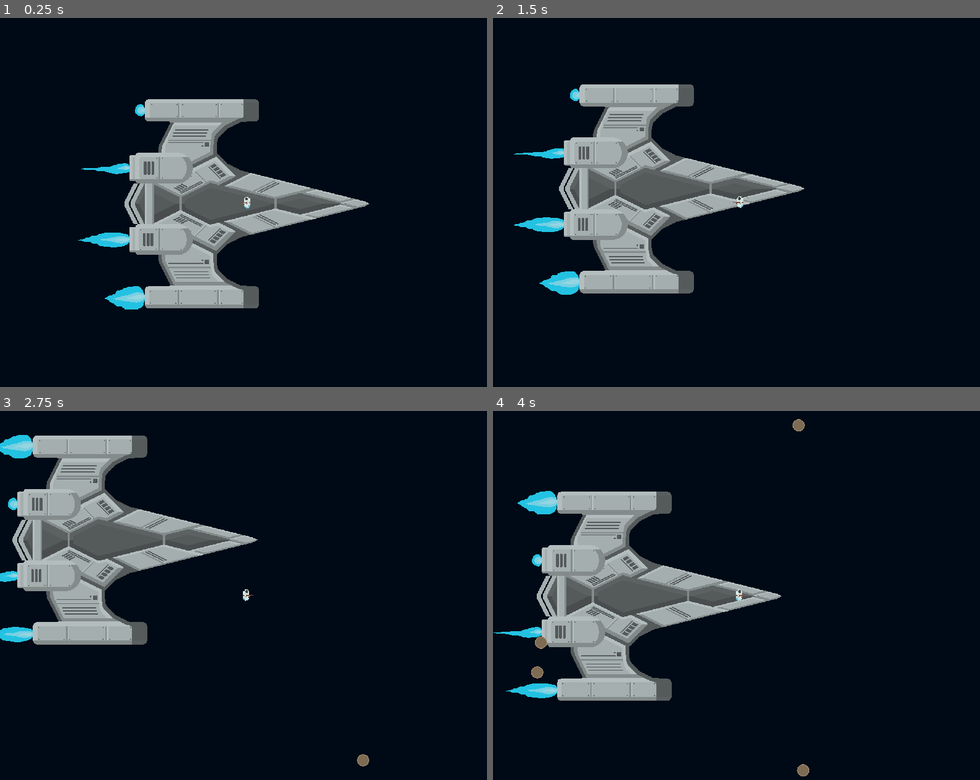
Above: before the commit, frames 1-4 (two rows, left to right).
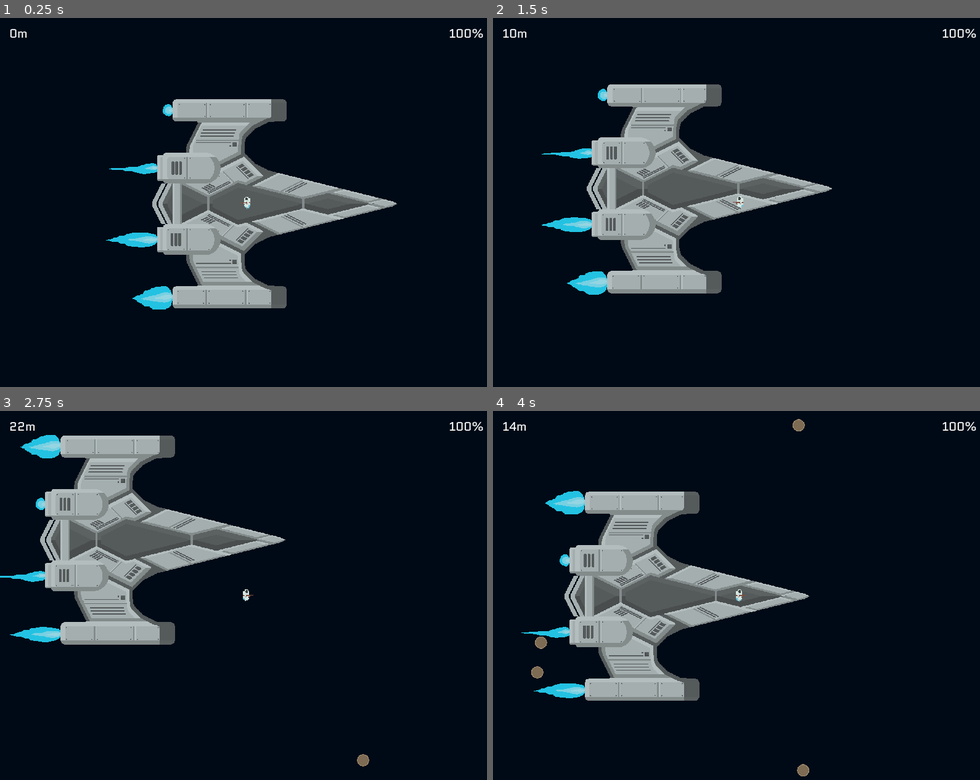
Above: after the commit, the same moments.

Repository: AlexTheRegent/endless-jam-2022
Game: Godot game, scene res://scenes/game.tscn
The game is run twice, just before and just after one commit, with the same random seed, the same clock (stepped at 60 frames per second) and the same inputs.
Inputs (mouse positions are in pixels of both pictures, inside the frame that each line leads up to):
- Up to frame 1 (0.25 s): no input
- Up to frame 2 (1.5 s): tap Enter at 0.5 s; move the mouse to (848, 184) at 0.52 s; hold D (move_right) 0.53-1.28 s; tap E (use) at 0.6, 1.35 s; move the mouse to (639, 220) at 1.27 s; hold S (move_down) from 1.28 s (still down)
- Up to frame 3 (2.75 s): move the mouse to (297, 514) at 2.02 s; release S (move_down) at 2.03 s; hold D (move_right) from 2.03 s (still down); tap E (use) at 2.1 s
- Up to frame 4 (4 s): move the mouse to (717, 669) at 2.77 s; release D (move_right) at 2.78 s; hold W (move_up) 2.78-3.53 s; tap E (use) at 2.85, 3.6 s; move the mouse to (887, 650) at 3.52 s; hold A (move_left) from 3.53 s (still down)

The runs differ from the first frame. In frame 1, 11% of the frame differs, in the area x 2-100%, y 2-79%; in frame 2, 11%; in frame 3, 11%; in frame 4, 11%.

Commit message:
Added display for distance from ship and ship's health

Diff:
--- /dev/null
+++ b/assets/fonts/default_16pt.tres
@@ -0,0 +1,6 @@
+[gd_resource type="DynamicFont" load_steps=2 format=2]
+
+[ext_resource path="res://assets/fonts/sources/Quantico-Regular.ttf" type="DynamicFontData" id=1]
+
+[resource]
+font_data = ExtResource( 1 )
--- /dev/null
+++ b/assets/fonts/default_32pt.tres
@@ -0,0 +1,7 @@
+[gd_resource type="DynamicFont" load_steps=2 format=2]
+
+[ext_resource path="res://assets/fonts/sources/Quantico-Regular.ttf" type="DynamicFontData" id=1]
+
+[resource]
+size = 32
+font_data = ExtResource( 1 )
--- a/prefabs/ship.gd
+++ b/prefabs/ship.gd
@@ -3,6 +3,10 @@
 
 const GLIDE_SPEED := 3.0
 const GLIDE_RANGE := 10.0
+
+
+var total_parts := 0
+var alive_parts := 0
 
 
 var _glide_target := Vector2.ZERO
@@ -20,6 +24,12 @@
 	for part in _parts_nodes.get_children():
 		if part.connect("damaged", self, "_on_part_damaged") != OK:
 			push_error("failed to connect 'damaged' signal on %s" % part.name)
+		if part.connect("repaired", self, "_on_part_repaired") != OK:
+			push_error("failed to connect 'repaired' signal on %s" % part.name)
+
+		total_parts += 3
+
+	alive_parts = total_parts
 
 
 func _physics_process(delta: float) -> void:
@@ -34,7 +44,11 @@
 
 
 func _on_part_damaged() -> void:
-	pass
+	alive_parts -= 1
+
+
+func _on_part_repaired() -> void:
+	alive_parts += 1
 
 
 func _on_area_entered(part: Area2D, root: Node2D) -> void:
--- a/prefabs/ship.tscn
+++ b/prefabs/ship.tscn
@@ -40,6 +40,7 @@
 script = ExtResource( 5 )
 
 [node name="sprites" type="Node2D" parent="."]
+position = Vector2( 72, 0 )
 
 [node name="layer_00" type="Sprite" parent="sprites"]
 position = Vector2( 0, -0.485 )
@@ -69,6 +70,7 @@
 playing = true
 
 [node name="roots" type="Node2D" parent="."]
+position = Vector2( 72, 0 )
 
 [node name="root_01" type="Area2D" parent="roots"]
 position = Vector2( -213, -239 )
@@ -314,6 +316,7 @@
 shape = SubResource( 6 )
 
 [node name="parts" type="Node2D" parent="."]
+position = Vector2( 72, 0 )
 
 [node name="root_01" parent="parts" instance=ExtResource( 7 )]
 position = Vector2( -213, -239 )
--- a/prefabs/ship_parts.gd
+++ b/prefabs/ship_parts.gd
@@ -1,6 +1,7 @@
 extends Node2D
 
 
+signal repaired
 signal damaged
 
 
@@ -65,6 +66,7 @@
 	call_deferred("add_child", _tail)
 	_tail.position = Vector2.ZERO
 
+	emit_signal("repaired")
 	part.emit_signal("attached")
 	part.set_collision_layer_bit(1, false)
 	if part.connect("body_entered", self, "_on_body_entered") != OK:
--- /dev/null
+++ b/prefabs/ui.gd
@@ -0,0 +1,12 @@
+extends CanvasLayer
+
+
+func _ready() -> void:
+	pass
+
+
+func _physics_process(_delta: float) -> void:
+	var player := get_node("/root/game/player") as Node2D
+	var ship := get_node("/root/game/ship") as Node2D
+	$control/distance.text = "%.0fm" % ((player.global_position - ship.global_position).length() / 15.0)
+	$control/health.text = "%.0f%%" % ( float(ship.alive_parts) / ship.total_parts * 100)
--- /dev/null
+++ b/prefabs/ui.tscn
@@ -0,0 +1,39 @@
+[gd_scene load_steps=3 format=2]
+
+[ext_resource path="res://assets/fonts/default_32pt.tres" type="DynamicFont" id=1]
+[ext_resource path="res://prefabs/ui.gd" type="Script" id=2]
+
+[node name="ui" type="CanvasLayer"]
+script = ExtResource( 2 )
+
+[node name="control" type="Control" parent="."]
+anchor_right = 1.0
+anchor_bottom = 1.0
+__meta__ = {
+"_edit_use_anchors_": false
+}
+
+[node name="distance" type="Label" parent="control"]
+margin_left = 24.0
+margin_top = 16.0
+margin_right = 89.0
+margin_bottom = 63.0
+custom_fonts/font = ExtResource( 1 )
+text = "14m"
+__meta__ = {
+"_edit_use_anchors_": false
+}
+
+[node name="health" type="Label" parent="control"]
+anchor_left = 1.0
+anchor_right = 1.0
+margin_left = -260.0
+margin_top = 16.0
+margin_right = -24.0
+margin_bottom = 63.0
+custom_fonts/font = ExtResource( 1 )
+text = "14m"
+align = 2
+__meta__ = {
+"_edit_use_anchors_": false
+}
--- a/scenes/game.tscn
+++ b/scenes/game.tscn
@@ -1,8 +1,9 @@
-[gd_scene load_steps=4 format=2]
+[gd_scene load_steps=5 format=2]
 
 [ext_resource path="res://prefabs/player.tscn" type="PackedScene" id=1]
 [ext_resource path="res://prefabs/ship.tscn" type="PackedScene" id=2]
 [ext_resource path="res://scenes/game.gd" type="Script" id=3]
+[ext_resource path="res://prefabs/ui.tscn" type="PackedScene" id=4]
 
 [node name="game" type="Node2D"]
 script = ExtResource( 3 )
@@ -14,3 +15,5 @@
 [node name="asteroids" type="Node2D" parent="."]
 
 [node name="player" parent="." instance=ExtResource( 1 )]
+
+[node name="ui" parent="." instance=ExtResource( 4 )]
Not shown, added: assets/fonts/sources/FONTLOG.txt
Not shown, added: assets/fonts/sources/OFL.txt
Binary file added: assets/fonts/sources/Quantico-Regular.ttf
